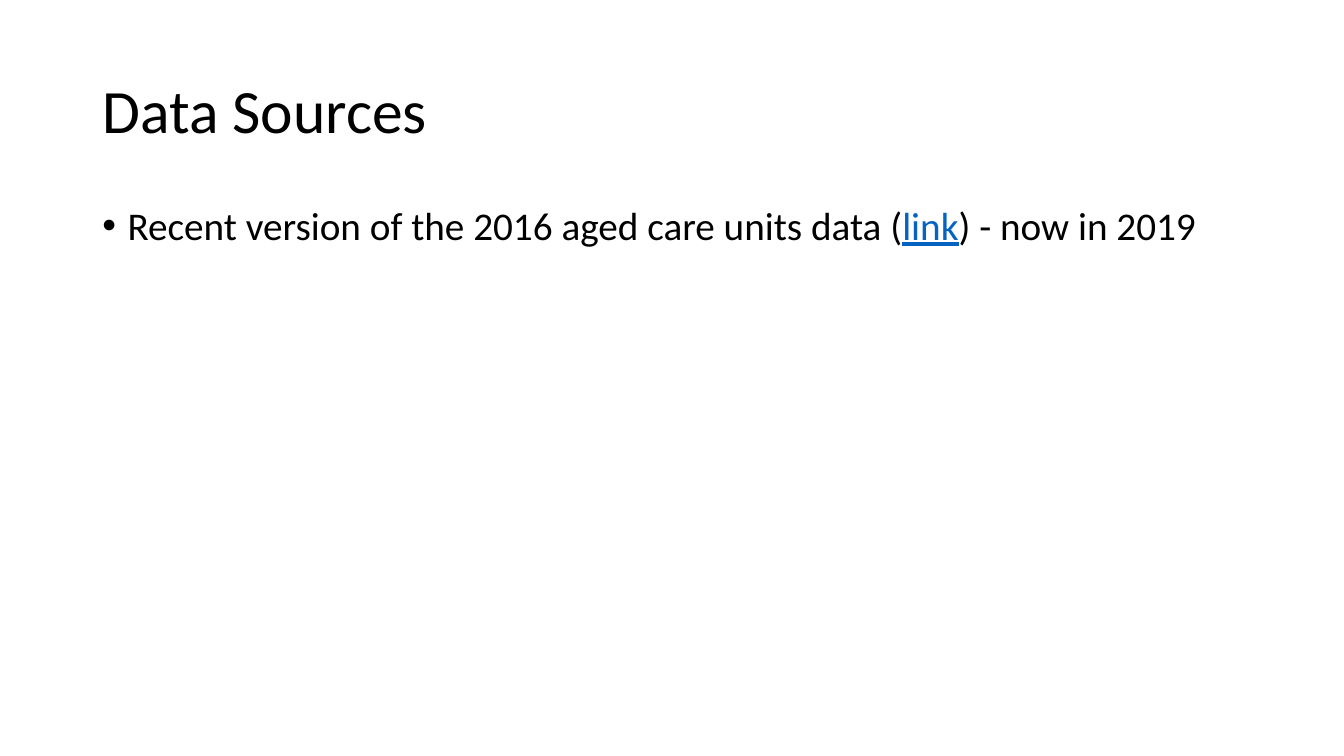
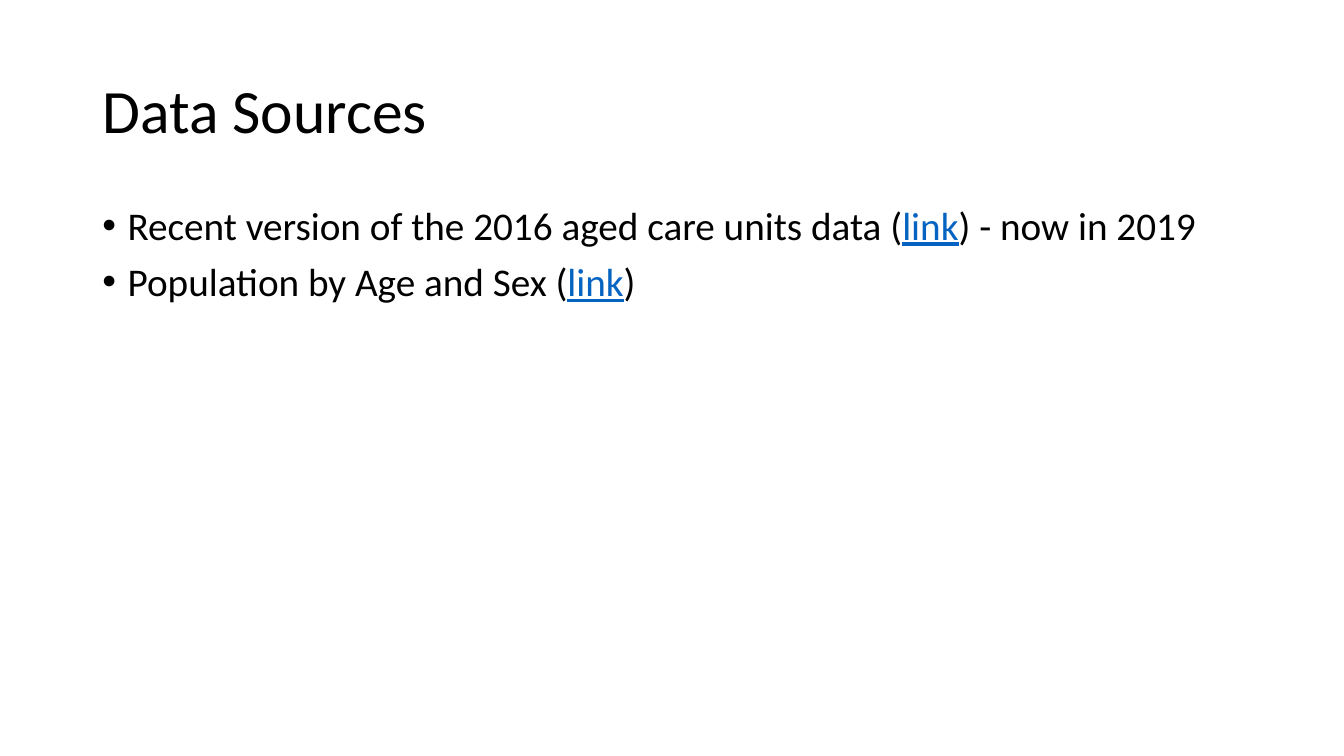
Before and after one commit to vdencarnacion/probset, a slide deck: slide 4 of final_presentation.pptx. Drawn at 1344x756 pixels with LibreOffice and Linux fonts; fonts in the diff are those of the drawing. Boxes give left, top, right and bottom in pixels: in the first picture for what was removed or moved away, otherwise in the second. Text is boxed around its words. In the diff, an @@ line names an element or a change of style, - is before the commit and + after.

```diff
--- a/final_presentation.pptx
+++ b/final_presentation.pptx
@@ text at [128, 267, 636, 303]: paragraph added @@
+• Population by Age and Sex (link)
```
Also in this commit, not shown: 1 slide added, 1 slide removed, 6 other files.
